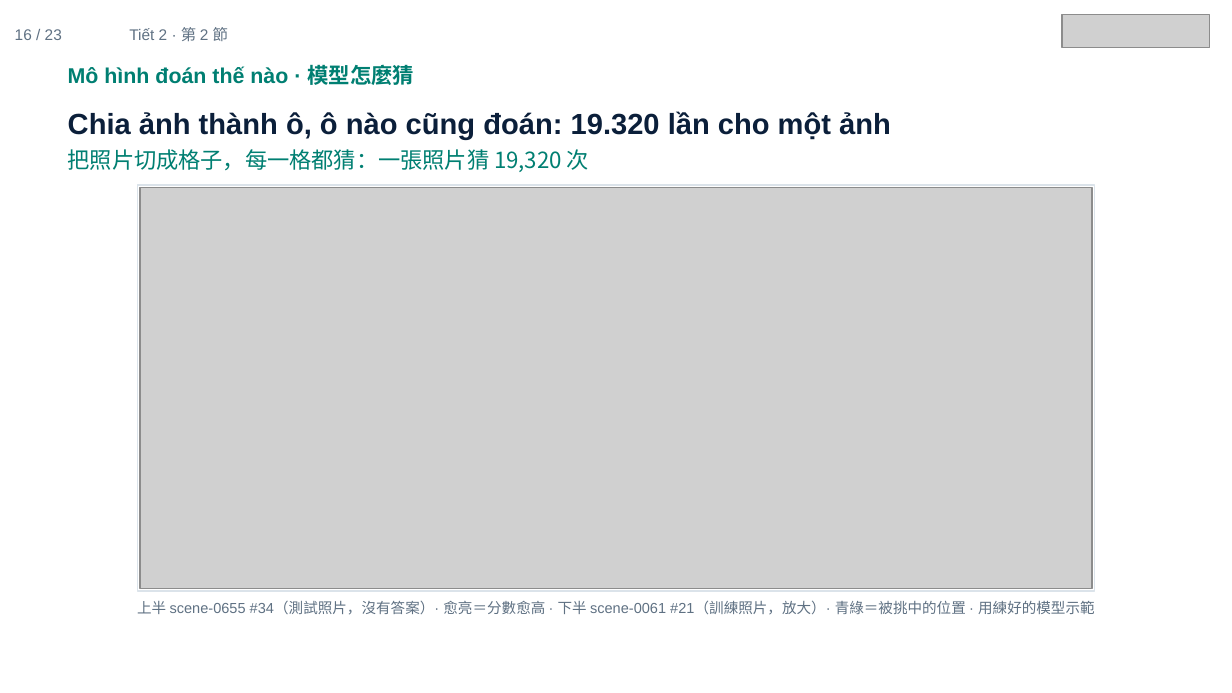
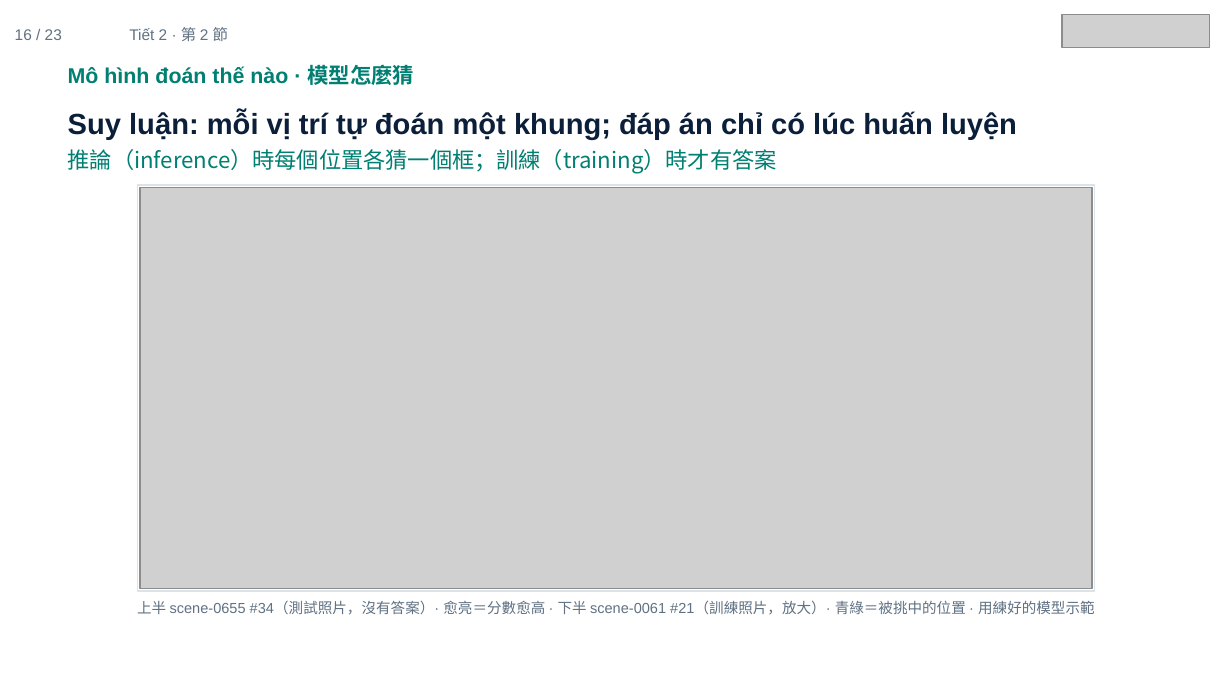
Before and after one commit to ch-neural/MITUST-Principles-of-Self-Driving-Cars, a slide deck: slide 16 of 第十週(11-12)/第十週_第2節_簡報.pptx. Drawn at 1232x693 pixels with LibreOffice and Linux fonts; fonts in the diff are those of the drawing; grey boxes stand for pictures. Boxes give left, top, right and bottom in pixels: in the first picture for what was removed or moved away, otherwise in the second. Text is boxed around its words. In the diff, an @@ line names an element or a change of style, - is before the commit and + after.

```diff
--- a/第十週(11-12)/第十週_第2節_簡報.pptx
+++ b/第十週(11-12)/第十週_第2節_簡報.pptx
@@ text at (68,111,1017,173): text changed @@
-Chia ảnh thành ô, ô nào cũng đoán: 19.320 lần cho một ảnh
-把照片切成格子，每一格都猜：一張照片猜 19,320 次
+Suy luận: mỗi vị trí tự đoán một khung; đáp án chỉ có lúc huấn luyện
+推論（inference）時每個位置各猜一個框；訓練（training）時才有答案
```
Also in this commit, not shown: 12 other slides changed.
